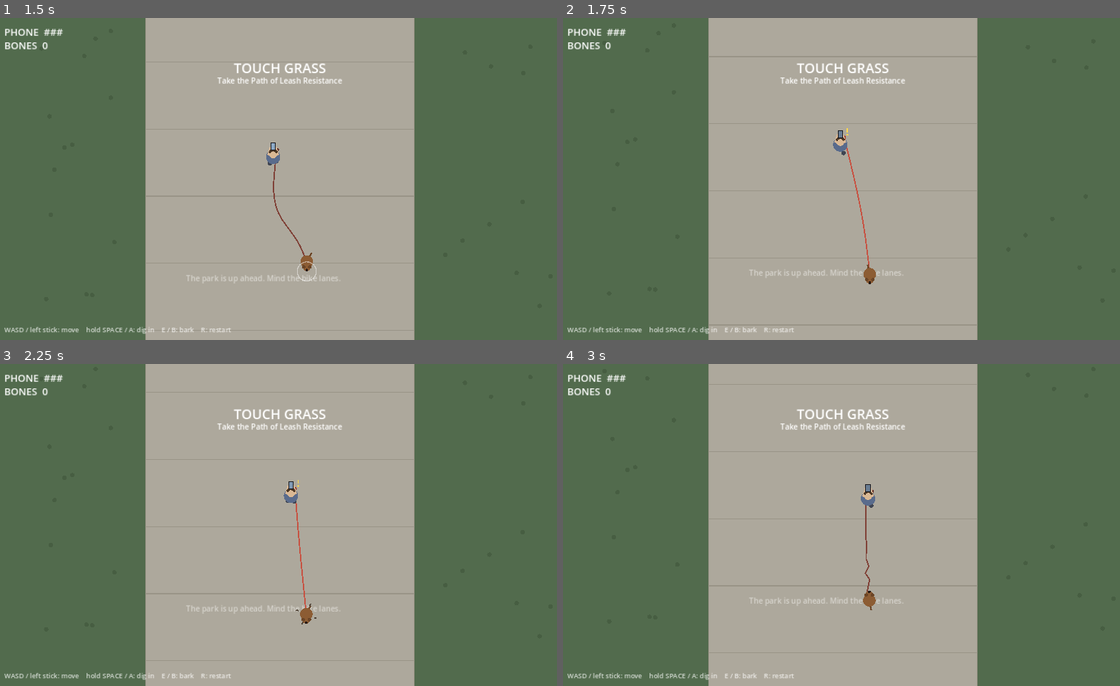
Above: before the commit, frames 1-4 (two rows, left to right).
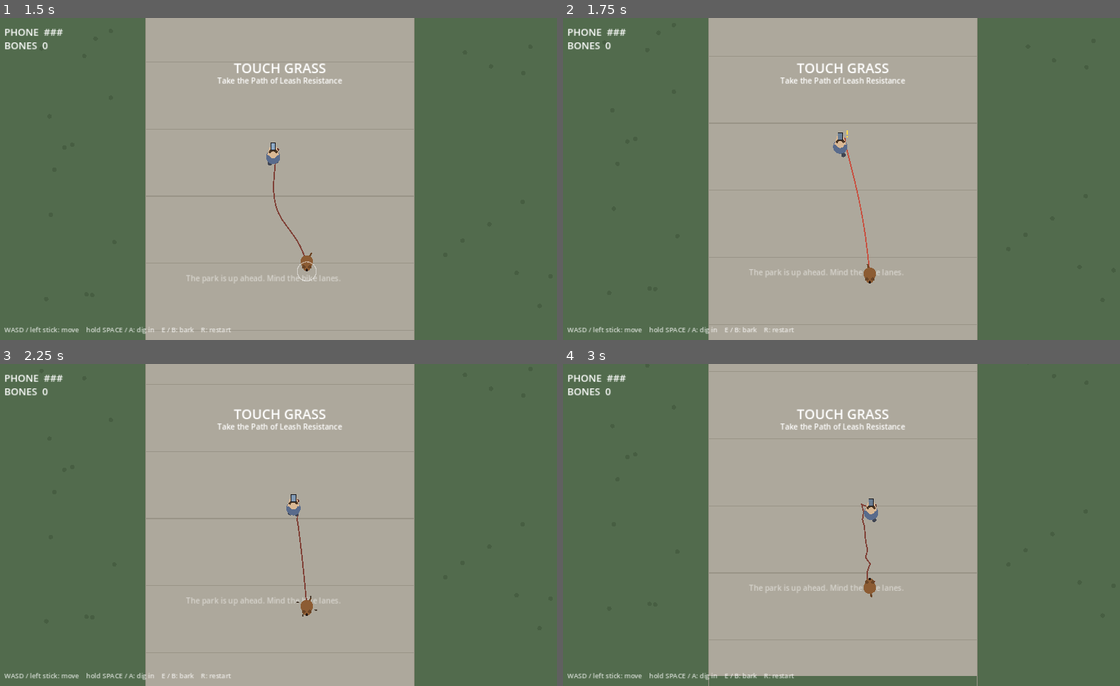
Above: after the commit, the same moments.

Repository: cyanidesayonara/path-of-leash-resistance
Game: Godot game, scene res://main.tscn
Two runs of this game, one before a commit and one after it. Both use one fixed random seed, a clock stepped at 60 frames per second and the inputs below.
Inputs:
- Up to frame 1 (1.5 s): hold D (move_right) 0.53-1.28 s; hold Space (plant) 0.53-1.28 s; hold S (move_down) from 1.28 s (still down); tap E (bark) at 1.35 s
- Up to frame 2 (1.75 s): keep holding S (move_down); tap Space (plant) at 1.55 s
- Up to frame 3 (2.25 s): release S (move_down) at 2.03 s; hold D (move_right) from 2.03 s (still down); hold Space (plant) from 2.03 s (still down)
- Up to frame 4 (3 s): release D (move_right) at 2.78 s; release Space (plant) at 2.78 s; hold W (move_up) from 2.78 s (still down); tap Space (plant) at 2.85 s

Frame 1 is identical in both runs. In frame 2, 0.1% of the frame differs, in the area x 33-61%, y 34-83%; in frame 3, 0.7%; in frame 4, 2.3%, in the area x 26-75%, y 37-100%.

Commit message:
leash winds around poles repeatedly, wraps stiffen the spring, dog pulls harder and restrains a walking human

Diff:
--- a/human.gd
+++ b/human.gd
@@ -58,7 +58,7 @@
 	pull_cd = maxf(0.0, pull_cd - delta)
 	halt_t = maxf(0.0, halt_t - delta)
 	state_t -= delta
-	strain = false
+	# strain is cleared and re-set by main.gd/_apply_leash each frame
 	match state:
 		HState.FALLEN:
 			velocity = Vector2.ZERO
@@ -123,6 +123,11 @@
 		speed = 250.0
 	# heavy: momentum builds and bleeds slowly, lunges harder during a dash
 	var accel := 420.0 if state == HState.DASH else 240.0
+	# a taut leash saps the human's motor: the dog's pull actually restrains
+	# and drags them (momentum from before the leash went taut still carries)
+	if strain:
+		speed = minf(speed, 55.0)
+		accel = minf(accel, 120.0)
 	velocity = velocity.move_toward(dir * speed, accel * delta)
 	move_and_slide()
 
--- a/leash.gd
+++ b/leash.gd
@@ -84,26 +84,33 @@
 
 
 func _wrap_end(human_end: bool) -> void:
-	if pivots.size() >= 8:
+	if pivots.size() >= 24:
 		return
 	var p := human.global_position if human_end else dog.global_position
 	var a := _adjacent_anchor(human_end)
-	var skip_pole := _adjacent_pole(human_end)
+	var same_pole := _adjacent_pole(human_end)
 	var best := -1
 	var best_d := 1e9
+	var best_cp := Vector2.ZERO
 	for i in range(poles.size()):
-		if i == skip_pole:
+		var cp := _closest_on_segment(a, p, poles[i])
+		if cp.distance_to(poles[i]) >= WRAP_R or cp.distance_to(a) <= 2.0 or cp.distance_to(p) <= 2.0:
 			continue
-		var cp := _closest_on_segment(a, p, poles[i])
-		if cp.distance_to(poles[i]) < WRAP_R and cp.distance_to(a) > 2.0 and cp.distance_to(p) > 2.0:
-			var d := cp.distance_to(a)
-			if d < best_d:
-				best_d = d
-				best = i
+		if i == same_pole:
+			# the same pole can be wound again and again, but only once the
+			# rope has swung well past the existing contact point
+			var swung := absf((a - poles[i]).angle_to(cp - poles[i]))
+			if swung < 1.7:
+				continue
+		var d := cp.distance_to(a)
+		if d < best_d:
+			best_d = d
+			best = i
+			best_cp = cp
 	if best < 0:
 		return
 	var c := poles[best]
-	var n := _closest_on_segment(a, p, c) - c
+	var n := best_cp - c
 	n = n.normalized() if n.length() > 0.001 else (a - c).normalized()
 	var pos := c + n * WRAP_R
 	var wind := signf((pos - a).cross(p - pos))
--- a/main.gd
+++ b/main.gd
@@ -281,6 +281,7 @@
 	# strain against a planted dog instead of stopping dead.
 	# Length and pull direction respect pole wraps: each end is pulled toward
 	# its nearest anchor (a pivot, or the other end of the leash).
+	human.strain = false
 	leash.update_wraps()
 	var used: float = leash.used_length()
 	leash.taut = used > LEASH_LENGTH * 0.95
@@ -295,12 +296,16 @@
 	var d_dir := to_d_anchor.normalized() if to_d_anchor.length() > 0.001 else Vector2.ZERO
 	human.notify_strain()
 	# spring stiffness depends on how anchored the dog is
-	var k := 6.0
-	if dog.planted or leash.pivots.size() > 0:
+	var k := 8.0
+	if dog.planted:
+		k = 34.0
+	elif dog.input_active:
+		k = 30.0
+	elif leash.pivots.size() > 0:
 		k = 26.0
-	elif dog.input_active:
-		k = 15.0
-	human.velocity += h_dir * minf(k * excess, 900.0) * delta
+	# a wound-up leash is effectively stiffer: more wraps, harder flings
+	k *= 1.0 + 0.3 * minf(float(leash.pivots.size()), 6.0)
+	human.velocity += h_dir * minf(k * excess, 1400.0) * delta
 	# damp the separating component so the human doesn't bungee
 	var sep := human.velocity.dot(-h_dir)
 	if sep > 0.0:
@@ -312,7 +317,7 @@
 		if dog.planted:
 			dog_share = 0.06
 		elif dog.input_active:
-			dog_share = 0.4
+			dog_share = 0.25
 		if human.is_fallen():
 			dog_share = minf(dog_share + 0.15, 0.9)
 		var yank_speed := maxf(human.velocity.dot(-h_dir), 0.0)
Not shown, changed: PLAN.md
